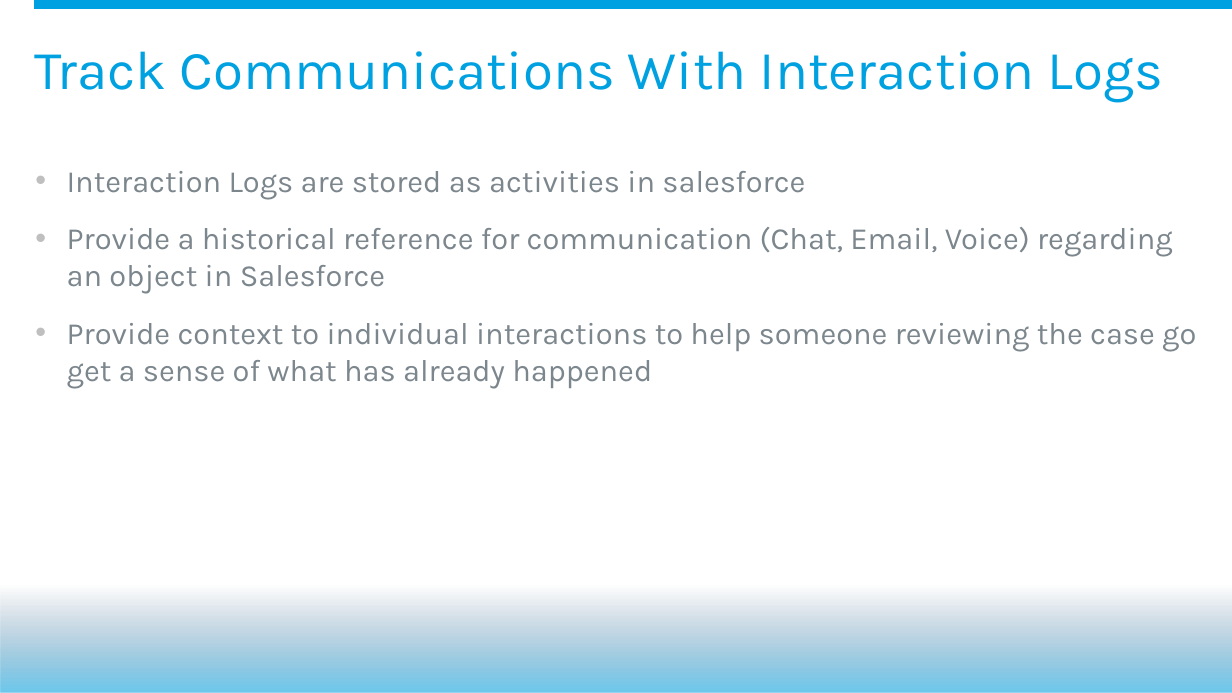
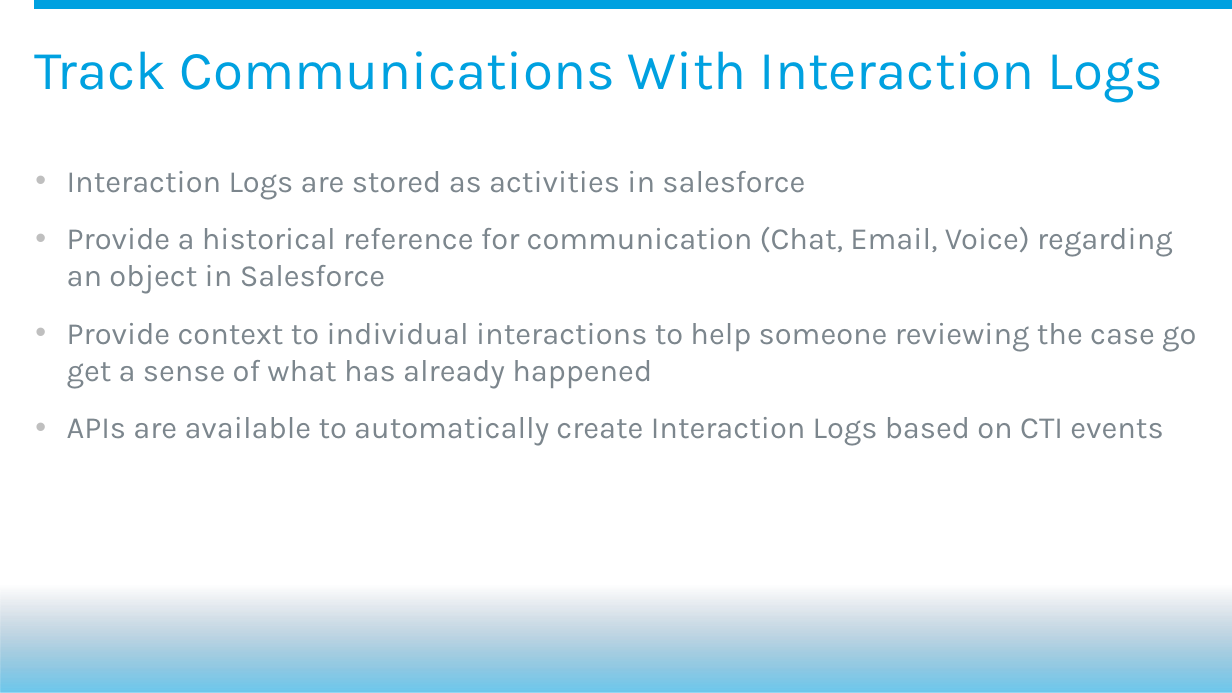
Before and after one commit to KevinGlinski/DF15ServiceConsoleAPIs, a slide deck: slide 29 of Dreamforce2015-ConsoleAPIs.pptx. Drawn at 1232x693 pixels with LibreOffice and Linux fonts; fonts in the diff are those of the drawing; background and template pictures are left out. Boxes give left, top, right and bottom in pixels: in the first picture for what was removed or moved away, otherwise in the second. Text is boxed around its words. In the diff, an @@ line names an element or a change of style, - is before the commit and + after.

```diff
--- a/Dreamforce2015-ConsoleAPIs.pptx
+++ b/Dreamforce2015-ConsoleAPIs.pptx
@@ text at bbox=[67, 417, 1163, 446]: paragraph added @@
+  • APIs are available to automatically create Interaction Logs based on CTI events
```
Also in this commit, not shown: 5 other slides changed, 1 slide added, 3 slides removed, 2 other files.
